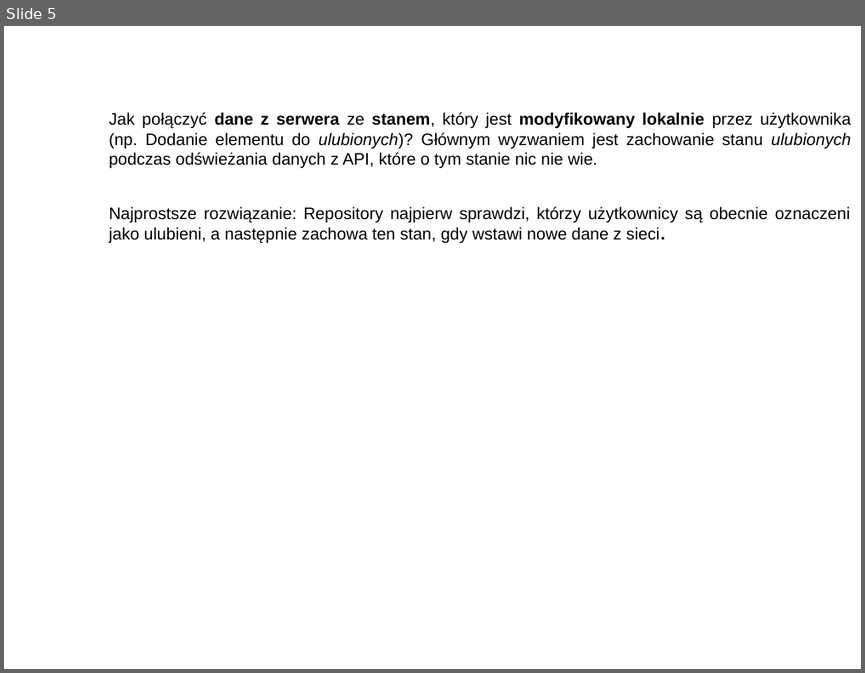
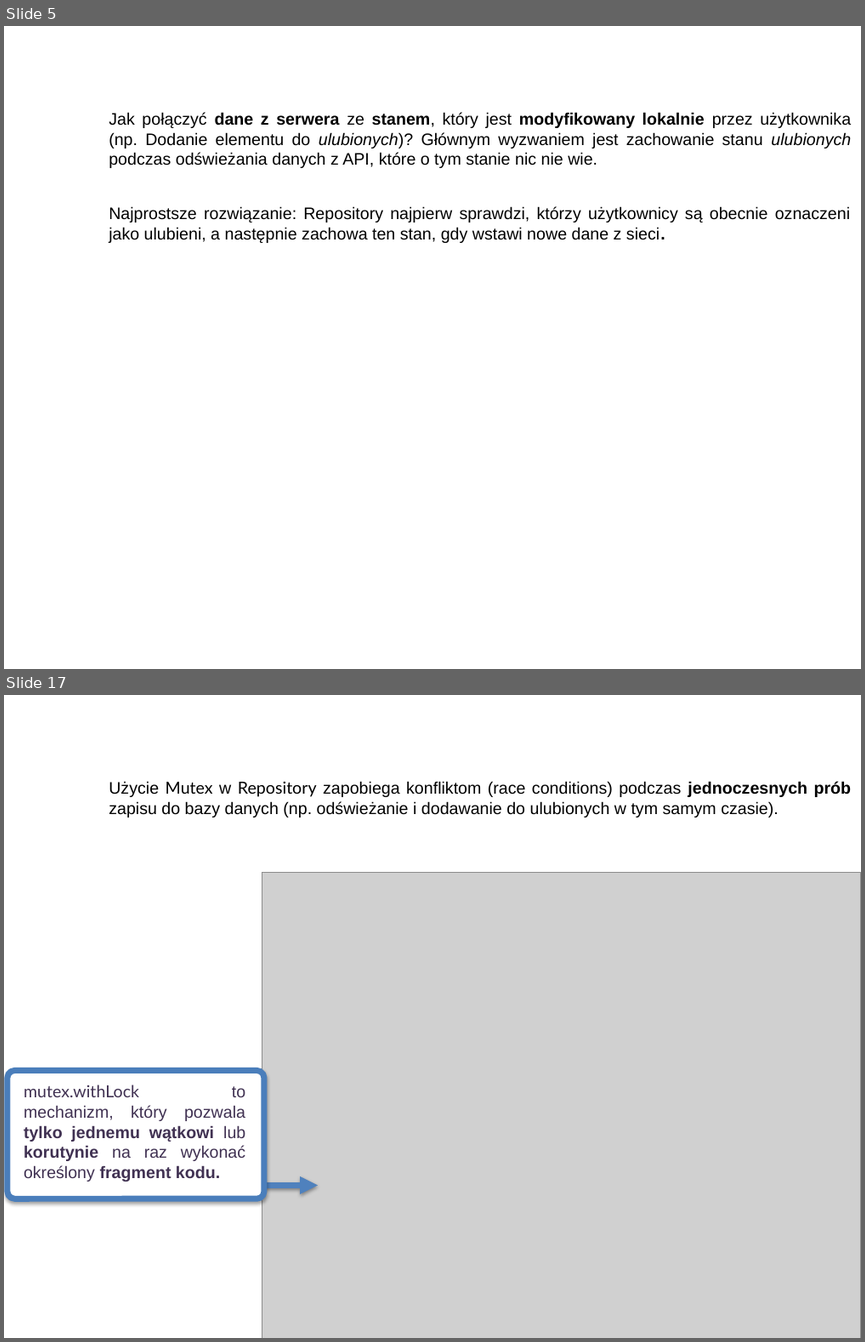
Before and after one commit to RafLew84/ProgUM, a slide deck: PUM2/Wyk/Wyklad13.pptx. Shown one above the other, each under a label of ours: slide 5 before the commit, slides 5 and 17 after it; the slides between them are not shown. The pictures are 865x673 and 865x1342 pixels, drawn with LibreOffice and Linux fonts; fonts in the diff are those of the drawing; grey boxes stand for pictures; background and template pictures are left out. Boxes give left, top, right and bottom in pixels: in the first picture for what was removed or moved away, otherwise in the second. Text is boxed around its words. In the diff, an @@ line names an element or a change of style, - is before the commit and + after.

```diff
--- a/PUM2/Wyk/Wyklad13.pptx
+++ b/PUM2/Wyk/Wyklad13.pptx
@@ slide 17 added at [4,695,861,1338], background picture (left out) @@
@@ text added at [109,781,851,817], 14 pt, text #000000 @@
+Użycie Mutex w Repository zapobiega konfliktom (race conditions) podczas jednoczesnych prób zapisu do bazy danych (np. odświeżanie i dodawanie do ulubionych w tym samym czasie).
@@ text added at [166,782,213,794], 26 pt, text #FFFFFF @@
+Mutex
@@ picture added at [262,873,861,1338] @@
@@ rounded rectangle added at [7,1071,264,1199], fill #FFFFFF, outline #4B7EBC 5 pt @@
@@ text added at [24,1084,245,1181], 14 pt, text #403152 @@
+mutex.withLock to mechanizm, który pozwala tylko jednemu wątkowi lub korutynie na raz wykonać określony fragment kodu.
@@ arrow added from (264, 1185) to (318, 1185), #4F81BD 5 pt @@
```
Also in this commit, not shown: 1 other slide changed, 20 other slides added, 3 slides removed, 4 other files.
